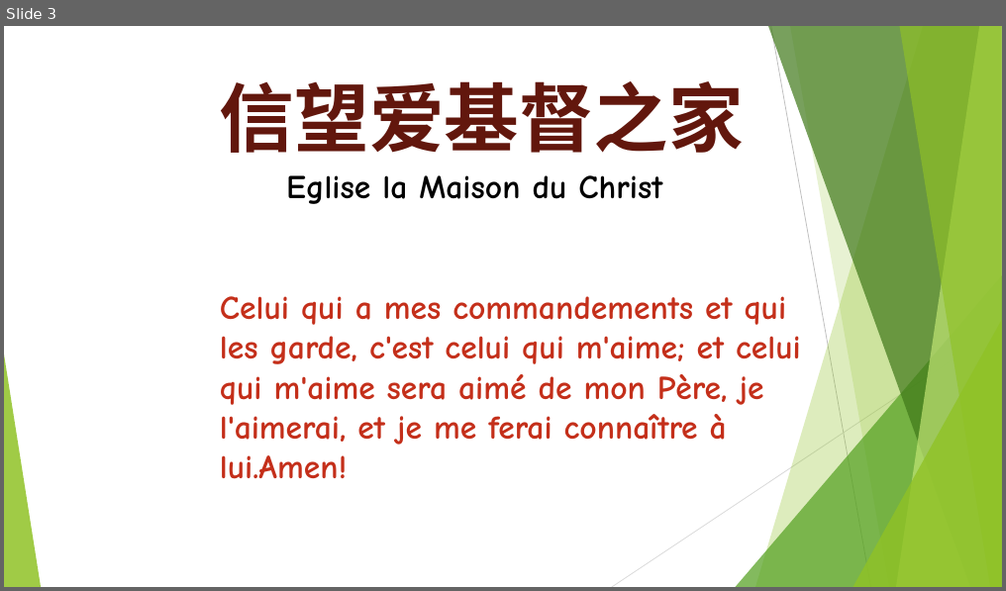
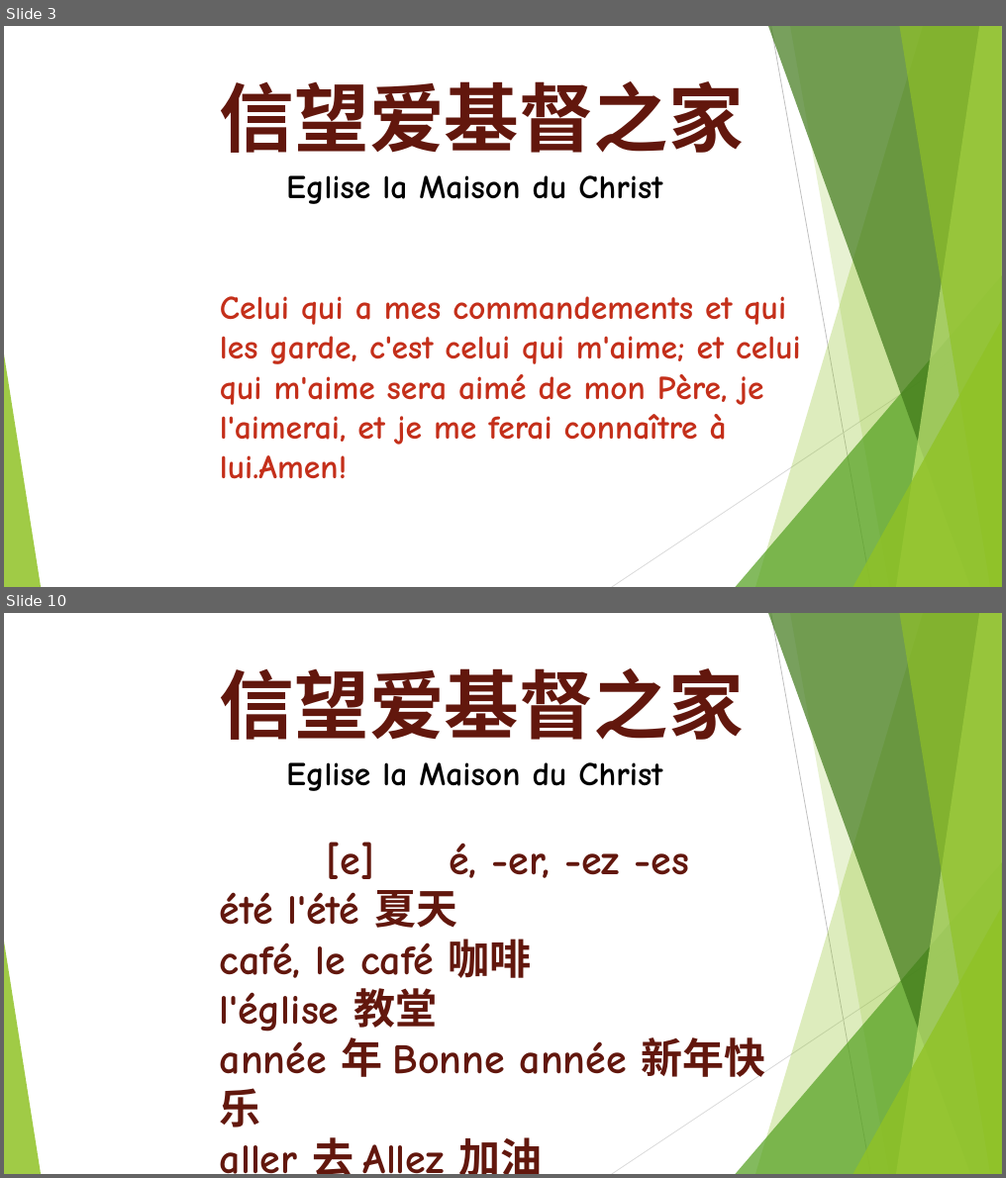
Before and after one commit to WANGZijian1994/SildePPT, a slide deck: 2026-02-22 法语课.pptx. Shown one above the other, each under a label of ours: slide 3 before the commit, slides 3 and 10 after it; the slides between them are not shown. The pictures are 1006x591 and 1006x1178 pixels, drawn with LibreOffice and Linux fonts; fonts in the diff are those of the drawing. Boxes give left, top, right and bottom in pixels: in the first picture for what was removed or moved away, otherwise in the second. Text is boxed around its words. In the diff, an @@ line names an element or a change of style, - is before the commit and + after.

```diff
--- a/2026-02-22 法语课.pptx
+++ b/2026-02-22 法语课.pptx
@@ slide 10 added at (4,613,1002,1174), background #FFFFFF; not listed: 10 template elements that a slide beside it also shows @@
@@ text added at (220,668,766,1174), 40 pt, text #62170D, bold @@
+信望爱基督之家
+Eglise la Maison du Christ
+[e] é, -er, -ez -es
+été l'été 夏天
+café, le café 咖啡
+l'église 教堂
+année 年 Bonne année 新年快乐
+aller 去 Allez 加油
```
Also in this commit, not shown: 22 other slides added, 3 other files.
